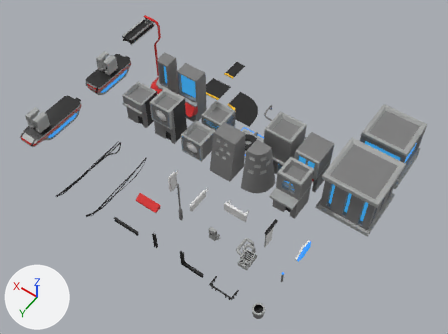
Before and after pictures for a commit that changed the FBX model Assets/Graphics/Models/Enviro.fbx.
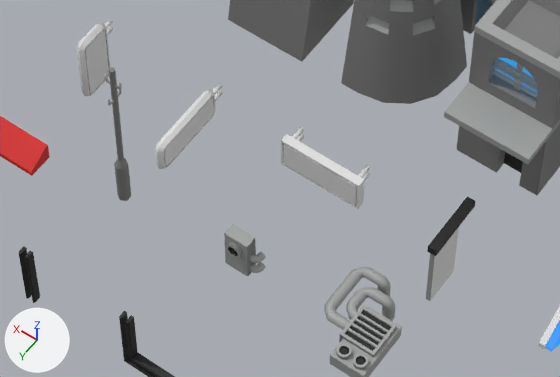
Each version appears first whole from a 50 mm lens placed at (-8.73, 25.23, 39.58), pointed at (8.77, 0.74, 1.09), and next in a close-up on the part from 33% to 67% of the width and 49% to 80% of the height. Arrows for +X, +Y and +Z are at lower left; the lights stay in place. Where no turn or scale is listed for an object, it has been applied to the vertices.

Objects in the first close-up: 'Bilboard1', 'Bilboard2', 'Bilboard3', 'Bilboard5', 'Building6', 'Pipe1', 'Post', 'Roof1', 'Vent1', 'Vent2', 'Wall1', 'WallRound'.
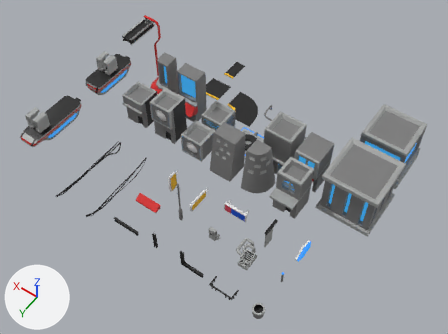
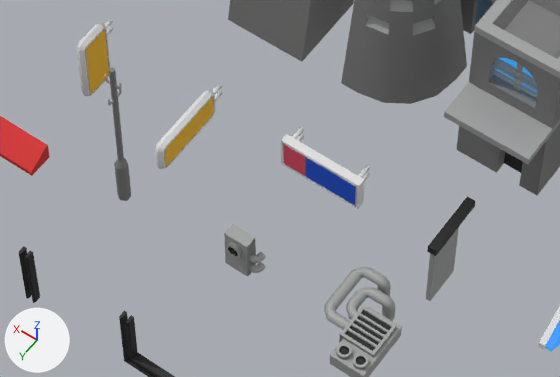
Changed parts and their boxes [x1, y1, x2, y2] in the close-ups (560 x 377 px):
'Bilboard3', surface changed: [281, 142, 359, 208] in both
'Bilboard2', surface changed (grey to yellow): [162, 95, 216, 168] in both
'Bilboard1', surface changed (grey to brown): [83, 28, 110, 96] in both

Patch to the scene script:
```diff
--- a/Assets/Graphics/Models/Enviro.fbx.py
+++ b/Assets/Graphics/Models/Enviro.fbx.py
@@ mat_image @@
 mat_image = principled_material('Image')
-mat_image.base_color = (0.8, 0.8, 0.8)  # white #e7e7e7
+mat_image.texture = img_colormap_jpg
```
